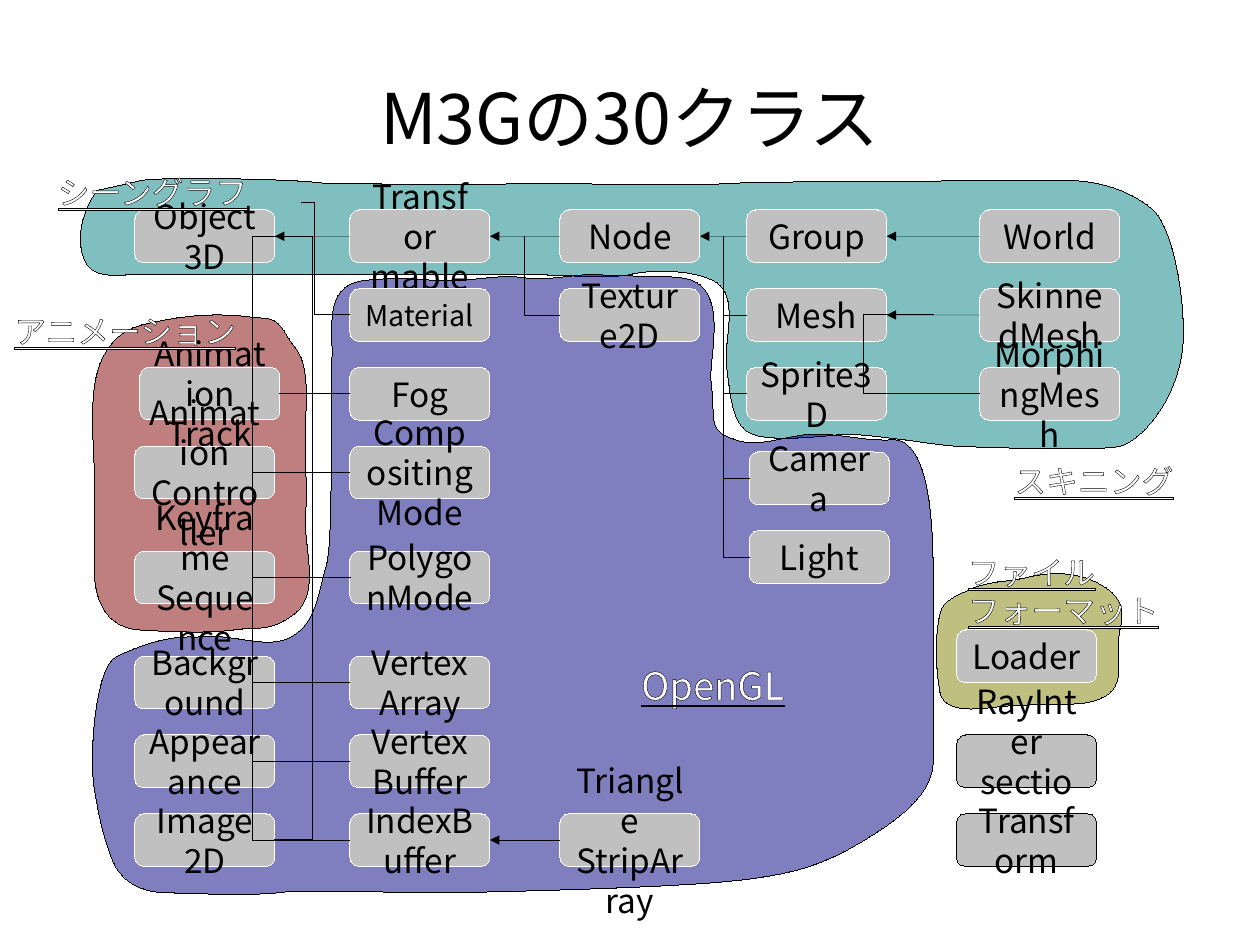
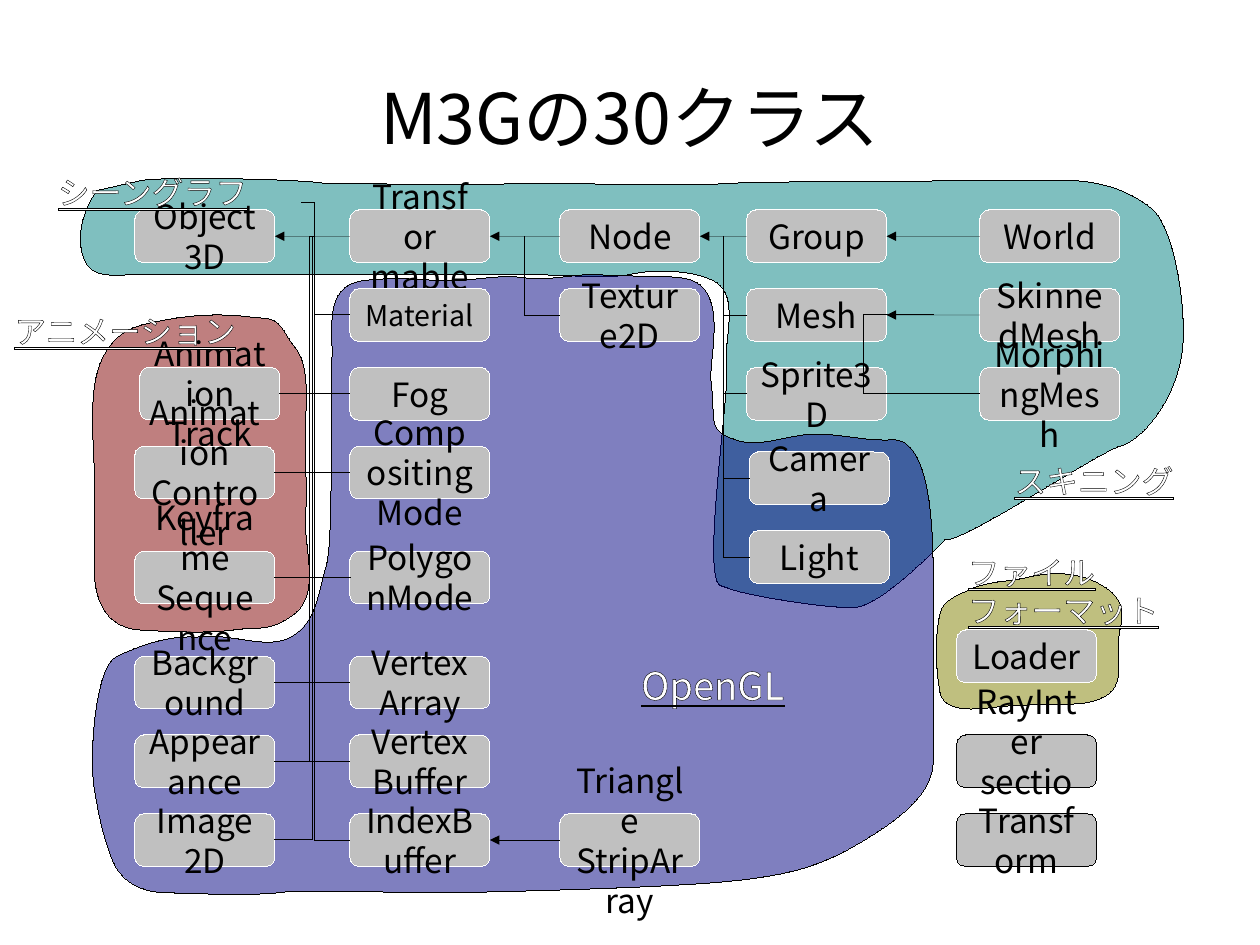
Before and after one commit to vadosnaprimer/desktop-m3g, a slide deck: slide 9 of doc/conference/Ruby会議2010.odp. Drawn at 1260x945 pixels with LibreOffice and Linux fonts; fonts in the diff are those of the drawing. Boxes give left, top, right and bottom in pixels: in the first picture for what was removed or moved away, otherwise in the second. Text is boxed around its words. In the diff, an @@ line names an element or a change of style, - is before the commit and + after.

```diff
--- a/doc/conference/Ruby会議2010.odp
+++ b/doc/conference/Ruby会議2010.odp
@@ freeform shape resized from (x1=80, y1=178, x2=1183, y2=448) to (x1=80, y1=178, x2=1183, y2=607) @@
@@ elbow line (350, 761) - (312, 237): route changed @@
@@ elbow line (350, 683) - (312, 237): route changed @@
@@ elbow line (350, 577) - (312, 237): route changed @@
@@ elbow line (350, 472) - (312, 237): route changed @@
@@ elbow line (350, 840) - (312, 237): route changed @@
```
Also in this commit, not shown: 14 other slides changed, 1 slide added, 3 other files.
